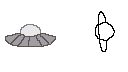
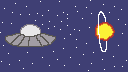
Two versions of the same layered image (128x72). Layer-by-layer changes:
added layer "stars" above "spaceship c" over (x1=0, y1=0, x2=128, y2=72)
painted on "planet c" over (x1=64, y1=0, x2=128, y2=64)
painted on "planet" over (x1=0, y1=0, x2=128, y2=64)
painted on "Background" over (x1=0, y1=0, x2=128, y2=72)
